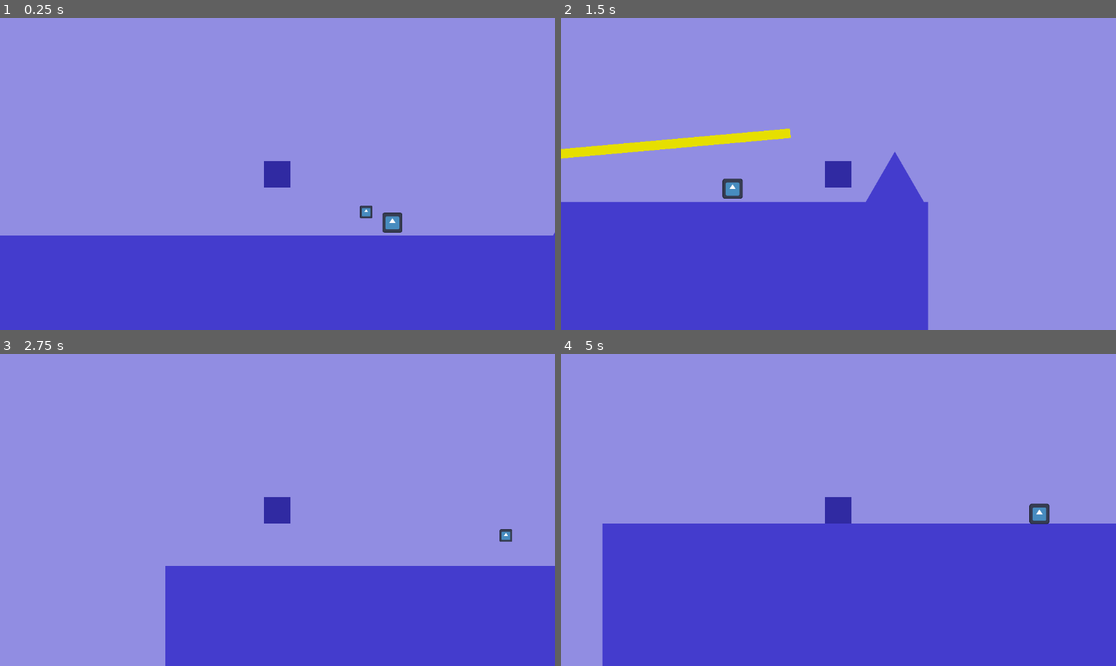
Above: before the commit, frames 1-4 (two rows, left to right).
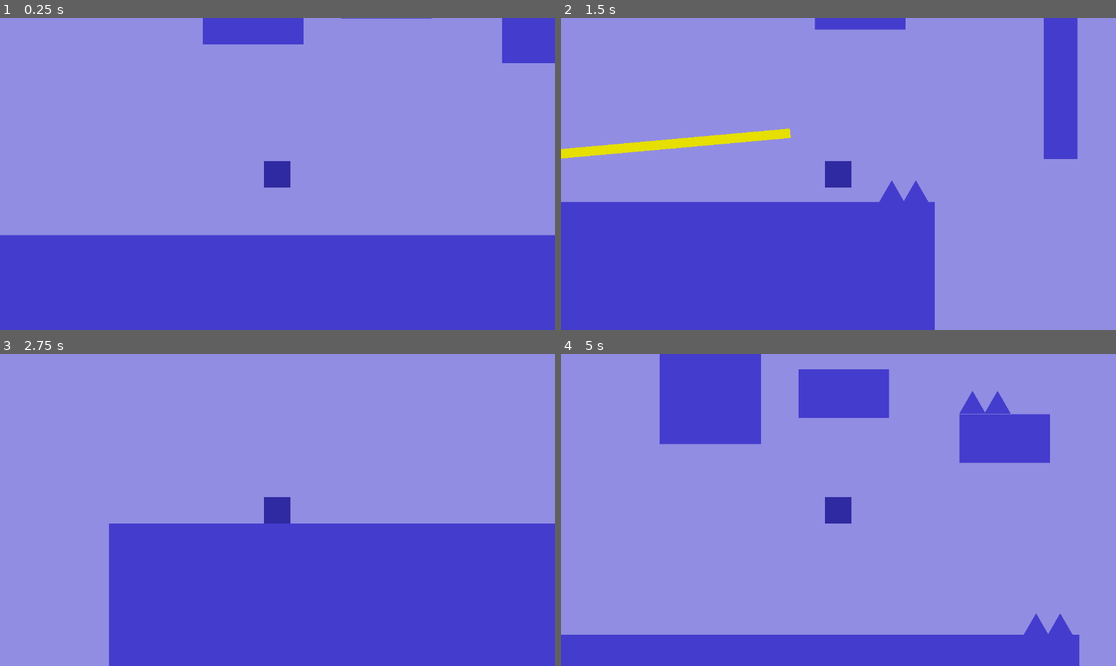
Above: after the commit, the same moments.

Repository: lostlp09/BlockStory
Game: Godot game, scene res://node_2d.tscn
The game is run twice, just before and just after one commit, with the same random seed, the same clock (stepped at 60 frames per second) and the same inputs. The engine's default icon, where the game draws it, is replaced by a stand-in: a white triangle on a blue panel in a dark square.
Inputs (mouse positions are in pixels of both pictures, inside the frame that each line leads up to):
- Up to frame 1 (0.25 s): no input
- Up to frame 2 (1.5 s): tap Enter (ui_accept) at 0.5, 0.77 s; move the mouse to (960, 158) at 0.52 s; hold Right (ui_right) from 0.53 s (still down); click (960, 158) at 0.6 s; move the mouse to (727, 189) at 1.27 s; tap Q (Beam) at 1.35 s
- Up to frame 3 (2.75 s): tap Enter (ui_accept) at 1.52 s; move the mouse to (333, 441) at 2.02 s; release Right (ui_right) at 2.03 s; hold Left (ui_left) from 2.03 s (still down); tap E (Dash) at 2.1 s
- Up to frame 4 (5 s): move the mouse to (810, 572) at 2.77 s; release Left (ui_left) at 2.78 s; hold Right (ui_right) 2.78-4.28 s; tap Alt at 2.85 s; click (810, 572) at 2.92 s; tap Enter (ui_accept) at 3.02, 3.77, 4.52 s; move the mouse to (1005, 556) at 3.52 s; tap Shift at 3.6 s; move the mouse to (672, 463) at 4.27 s; hold Left (ui_left) from 4.28 s (still down); click (672, 463) at 4.35 s

The runs differ from the first frame. In frame 1, 3.5% of the frame differs, in the area x 0-100%, y 0-70%; in frame 2, 4.8%; in frame 3, 14%; in frame 4, 45%, in the area x 0-100%, y 0-100%.

Commit message:
Creating Mao
Im building the map and after im done with that i will work on the boss fight

Diff:
--- a/new_game_project/Enemybullet.tscn
+++ b/new_game_project/Enemybullet.tscn
@@ -4,7 +4,7 @@
 [ext_resource type="Texture2D" uid="uid://b1x1m24lwuisq" path="res://icon.svg" id="2_emwjj"]
 
 [sub_resource type="RectangleShape2D" id="RectangleShape2D_1t3na"]
-size = Vector2(8.416076, 7.234043)
+size = Vector2(5.2245865, 5.319149)
 
 [node name="Enemybullet" type="Node2D" unique_id=1642264752 groups=["Enemy"]]
 scale = Vector2(10.575, 10.575)
@@ -17,5 +17,4 @@
 [node name="Area2D" type="Area2D" parent="." unique_id=410673493]
 
 [node name="EnemyBulletARea" type="CollisionShape2D" parent="Area2D" unique_id=1928836129]
-position = Vector2(-0.09456259, 0.09456265)
 shape = SubResource("RectangleShape2D_1t3na")
--- a/new_game_project/Spike.tscn
+++ b/new_game_project/Spike.tscn
@@ -4,18 +4,19 @@
 [ext_resource type="Texture2D" uid="uid://ba3da0dka0sit" path="res://Polygon 8.png" id="2_35xt7"]
 
 [sub_resource type="RectangleShape2D" id="RectangleShape2D_00c64"]
-size = Vector2(42, 73)
+size = Vector2(42, 78.260864)
 
 [node name="Node2D" type="Node2D" unique_id=1550086144]
+scale = Vector2(0.4, 0.4)
 script = ExtResource("1_fgk57")
 
 [node name="Polygon8" type="Sprite2D" parent="." unique_id=400651539]
 position = Vector2(-1, 1)
-scale = Vector2(0.18, 0.18)
+scale = Vector2(0.2, 0.2)
 texture = ExtResource("2_35xt7")
 
 [node name="Area2D" type="Area2D" parent="." unique_id=306260045]
 
 [node name="CollisionShape2D" type="CollisionShape2D" parent="Area2D" unique_id=830926387]
-position = Vector2(-1, 17.5)
+position = Vector2(0, 13.043479)
 shape = SubResource("RectangleShape2D_00c64")
--- a/new_game_project/node_2d.tscn
+++ b/new_game_project/node_2d.tscn
@@ -4,7 +4,6 @@
 [ext_resource type="Script" uid="uid://bex0genodabg7" path="res://ability.gd" id="3_0hol4"]
 [ext_resource type="Script" uid="uid://cqi2vca8qde7a" path="res://normal_combat.gd" id="4_q6r6c"]
 [ext_resource type="PackedScene" uid="uid://dof7qa3omkk7j" path="res://Spike.tscn" id="5_kdubu"]
-[ext_resource type="PackedScene" uid="uid://cblfrt5l7ii7p" path="res://enemy.tscn" id="5_q6r6c"]
 
 [sub_resource type="RectangleShape2D" id="RectangleShape2D_0hol4"]
 size = Vector2(129.41174, 129.41174)
@@ -16,7 +15,7 @@
 size = Vector2(1295, 319)
 
 [sub_resource type="RectangleShape2D" id="RectangleShape2D_d21ai"]
-size = Vector2(1292.0011, 298.07285)
+size = Vector2(1329.0011, 319)
 
 [node name="Node2D" type="Node2D" unique_id=778891098]
 
@@ -55,38 +54,138 @@
 
 [node name="Map" type="Node2D" parent="." unique_id=1819857777]
 
-[node name="StaticBody2D" type="StaticBody2D" parent="Map" unique_id=1456948089]
+[node name="Block" type="StaticBody2D" parent="Map" unique_id=1456948089]
+position = Vector2(64, 336)
 
-[node name="ColorRect" type="ColorRect" parent="Map/StaticBody2D" unique_id=1012463489]
-offset_left = -594.0
-offset_top = 188.0
-offset_right = 701.0
-offset_bottom = 507.0
+[node name="ColorRect" type="ColorRect" parent="Map/Block" unique_id=1012463489]
+offset_left = -649.0
+offset_top = -149.0
+offset_right = 651.0
+offset_bottom = 171.0
 color = Color(0.26666668, 0.23529412, 0.8039216, 1)
+metadata/_edit_use_anchors_ = true
 
-[node name="CollisionShape2D" type="CollisionShape2D" parent="Map/StaticBody2D" unique_id=1993894904]
-position = Vector2(53.5, 347.495)
+[node name="CollisionShape2D" type="CollisionShape2D" parent="Map/Block" unique_id=1993894904]
+position = Vector2(-3, 10.5)
 shape = SubResource("RectangleShape2D_q6r6c")
 
-[node name="WallArea" type="Area2D" parent="Map/StaticBody2D" unique_id=1239241185 groups=["Wall"]]
+[node name="WallArea" type="Area2D" parent="Map/Block" unique_id=1239241185 groups=["Wall"]]
 
-[node name="WallArea" type="CollisionShape2D" parent="Map/StaticBody2D/WallArea" unique_id=130200951]
-position = Vector2(55.000027, 345.96356)
+[node name="WallArea" type="CollisionShape2D" parent="Map/Block/WallArea" unique_id=130200951]
+position = Vector2(3, 10.5)
+scale = Vector2(0.9999992, 1)
+shape = SubResource("RectangleShape2D_d21ai")
+
+[node name="Block2" type="StaticBody2D" parent="Map" unique_id=1388637132]
+position = Vector2(976.00006, -72)
+scale = Vector2(0.05465342, 1)
+
+[node name="ColorRect" type="ColorRect" parent="Map/Block2" unique_id=34458542]
+offset_left = -649.0
+offset_top = -149.0
+offset_right = 646.0
+offset_bottom = 170.0
+color = Color(0.26666668, 0.23529412, 0.8039216, 1)
+metadata/_edit_use_anchors_ = true
+
+[node name="CollisionShape2D" type="CollisionShape2D" parent="Map/Block2" unique_id=1968658744]
+position = Vector2(-3, 10.5)
+shape = SubResource("RectangleShape2D_q6r6c")
+
+[node name="WallArea" type="Area2D" parent="Map/Block2" unique_id=1641830210 groups=["Wall"]]
+
+[node name="WallArea" type="CollisionShape2D" parent="Map/Block2/WallArea" unique_id=975869036]
+position = Vector2(3, 10.5)
+scale = Vector2(0.9999992, 1)
+shape = SubResource("RectangleShape2D_d21ai")
+
+[node name="Block3" type="StaticBody2D" parent="Map" unique_id=292359016]
+position = Vector2(560, -224)
+scale = Vector2(-0.145, 0.315)
+
+[node name="ColorRect" type="ColorRect" parent="Map/Block3" unique_id=1086198009]
+offset_left = -649.0
+offset_top = -149.0
+offset_right = 646.0
+offset_bottom = 170.0
+color = Color(0.26666668, 0.23529412, 0.8039216, 1)
+metadata/_edit_use_anchors_ = true
+
+[node name="CollisionShape2D" type="CollisionShape2D" parent="Map/Block3" unique_id=193315076]
+position = Vector2(-3, 10.5)
+shape = SubResource("RectangleShape2D_q6r6c")
+
+[node name="WallArea" type="Area2D" parent="Map/Block3" unique_id=739893692 groups=["Wall"]]
+
+[node name="WallArea" type="CollisionShape2D" parent="Map/Block3/WallArea" unique_id=595849846]
+position = Vector2(3, 10.5)
+scale = Vector2(0.9999992, 1)
+shape = SubResource("RectangleShape2D_d21ai")
+
+[node name="Block4" type="StaticBody2D" parent="Map" unique_id=1842929729]
+position = Vector2(226, -317)
+scale = Vector2(-0.145, 0.315)
+
+[node name="ColorRect" type="ColorRect" parent="Map/Block4" unique_id=1413207095]
+offset_left = -649.0
+offset_top = -149.0
+offset_right = 646.0
+offset_bottom = 170.0
+color = Color(0.26666668, 0.23529412, 0.8039216, 1)
+metadata/_edit_use_anchors_ = true
+
+[node name="CollisionShape2D" type="CollisionShape2D" parent="Map/Block4" unique_id=1386687584]
+position = Vector2(-3, 10.5)
+shape = SubResource("RectangleShape2D_q6r6c")
+
+[node name="WallArea" type="Area2D" parent="Map/Block4" unique_id=727324796 groups=["Wall"]]
+
+[node name="WallArea" type="CollisionShape2D" parent="Map/Block4/WallArea" unique_id=1158167146]
+position = Vector2(3, 10.5)
+scale = Vector2(0.9999992, 1)
+shape = SubResource("RectangleShape2D_d21ai")
+
+[node name="Block5" type="StaticBody2D" parent="Map" unique_id=57827096]
+position = Vector2(-51, -374)
+scale = Vector2(-0.16171889, 0.9709665)
+
+[node name="ColorRect" type="ColorRect" parent="Map/Block5" unique_id=249827173]
+offset_left = -649.0
+offset_top = -149.0
+offset_right = 646.0
+offset_bottom = 170.0
+color = Color(0.26666668, 0.23529412, 0.8039216, 1)
+metadata/_edit_use_anchors_ = true
+
+[node name="CollisionShape2D" type="CollisionShape2D" parent="Map/Block5" unique_id=1941666357]
+position = Vector2(-3, 10.5)
+shape = SubResource("RectangleShape2D_q6r6c")
+
+[node name="WallArea" type="Area2D" parent="Map/Block5" unique_id=1307671683 groups=["Wall"]]
+
+[node name="WallArea" type="CollisionShape2D" parent="Map/Block5/WallArea" unique_id=121335788]
+position = Vector2(3, 10.5)
 scale = Vector2(0.9999992, 1)
 shape = SubResource("RectangleShape2D_d21ai")
 
 [node name="BackGround" type="ColorRect" parent="Map" unique_id=699867991]
 z_index = -81
-offset_left = -2215.0
-offset_top = -693.0
-offset_right = 1477.0
-offset_bottom = 1266.0
+offset_left = -10132.0
+offset_top = -6023.0
+offset_right = 15159.0
+offset_bottom = 3972.0
 color = Color(0.5686275, 0.5529412, 0.8862745, 1)
 
+[node name="Spike4" parent="Map" unique_id=1550086144 instance=ExtResource("5_kdubu")]
+position = Vector2(494, -296)
+
+[node name="Spike3" parent="Map" unique_id=1318940319 instance=ExtResource("5_kdubu")]
+position = Vector2(546, -296)
+
+[node name="Spike2" parent="Map" unique_id=1786872035 instance=ExtResource("5_kdubu")]
+position = Vector2(676, 166)
+
+[node name="Spike" parent="Map" unique_id=257438151 instance=ExtResource("5_kdubu")]
+position = Vector2(626, 166)
+
 [node name="Camera2D" type="Camera2D" parent="." unique_id=1377743345]
-
-[node name="Enemy" parent="." unique_id=57849691 instance=ExtResource("5_q6r6c")]
-position = Vector2(221, 161)
-
-[node name="Node2D" parent="." unique_id=1550086144 instance=ExtResource("5_kdubu")]
-position = Vector2(633, 137)
